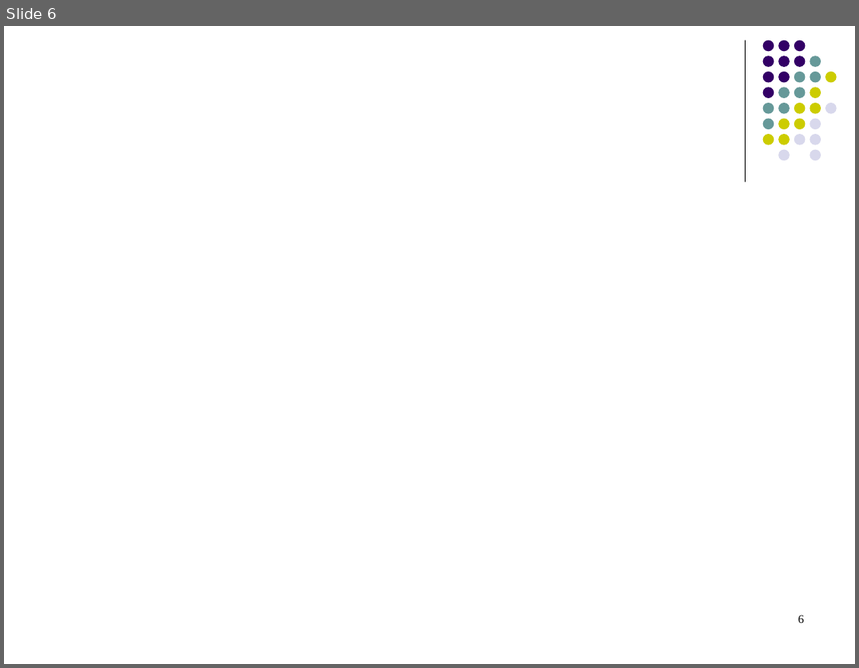
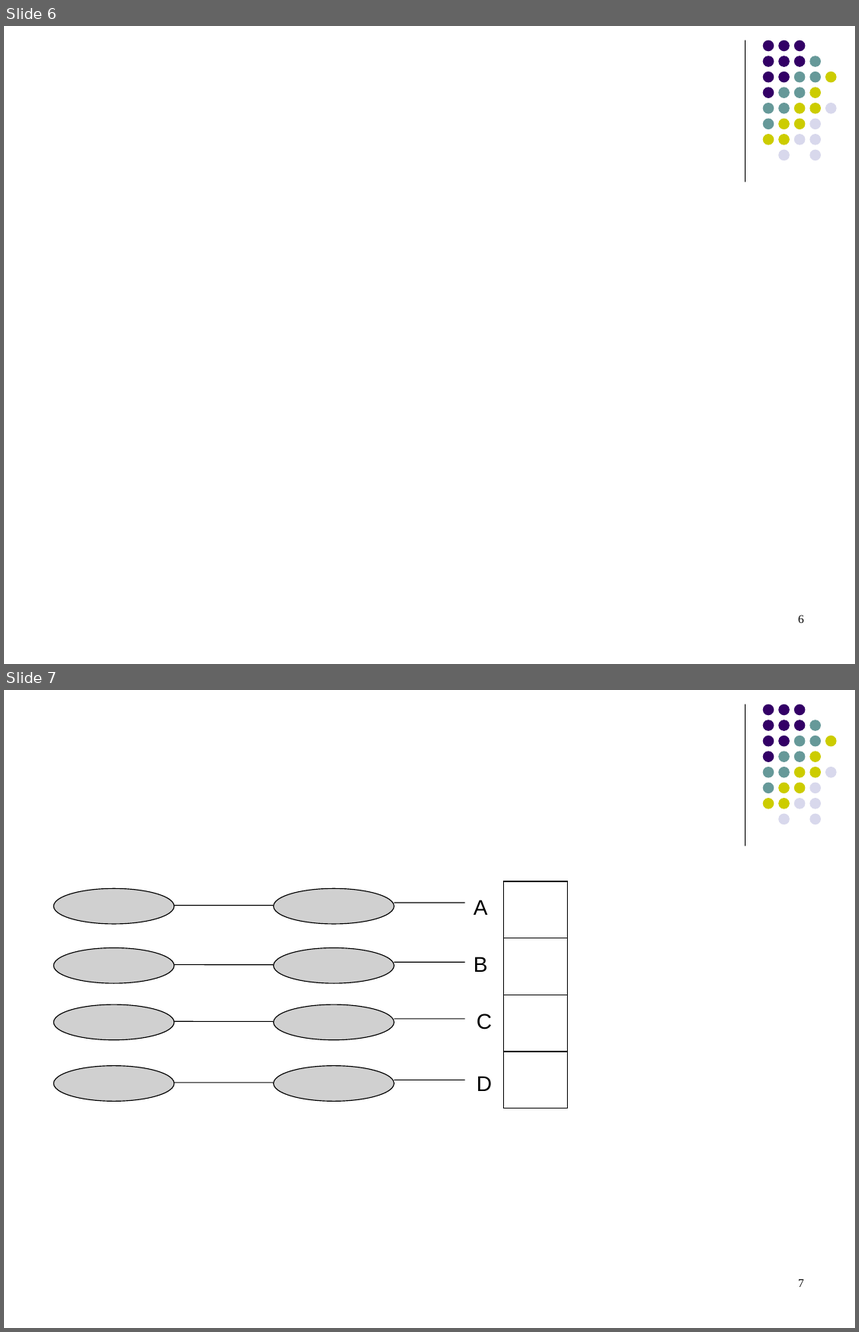
Before and after one commit to kornevgen/tesla-project, a slide deck: papers/Lomonosov-2010/lomonos2010.ppt. Shown one above the other, each under a label of ours: slide 6 before the commit, slides 6 and 7 after it. The pictures are 859x668 and 859x1332 pixels, drawn with LibreOffice and Linux fonts; fonts in the diff are those of the drawing; grey boxes stand for pictures. Boxes give left, top, right and bottom in pixels: in the first picture for what was removed or moved away, otherwise in the second. Text is boxed around its words. In the diff, an @@ line names an element or a change of style, - is before the commit and + after.

```diff
--- a/papers/Lomonosov-2010/lomonos2010.ppt
+++ b/papers/Lomonosov-2010/lomonos2010.ppt
@@ slide 7 added at [4, 690, 855, 1328], background #FFFFFF; not listed: 32 template elements that a slide beside it also shows @@
@@ picture added at [53, 888, 174, 924] @@
@@ picture added at [274, 888, 395, 924] @@
@@ rectangle added at [503, 882, 567, 939], outline #000000 0.74 pt @@
@@ line added from (174, 905) to (274, 905), #000000 0.74 pt @@
@@ line added from (394, 903) to (465, 903), #000000 0.74 pt @@
@@ text added at [474, 900, 488, 915], 18 pt, text #000000 @@
+A
@@ rectangle added at [503, 939, 567, 996], outline #000000 0.74 pt @@
@@ picture added at [53, 948, 174, 983] @@
@@ picture added at [274, 948, 395, 983] @@
@@ line added from (394, 962) to (465, 962), #000000 0.74 pt @@
@@ text added at [474, 957, 488, 972], 18 pt, text #000000 @@
+B
@@ line added from (174, 965) to (274, 965), #000000 0.74 pt @@
@@ picture added at [53, 1005, 174, 1040] @@
@@ picture added at [274, 1005, 395, 1040] @@
@@ rectangle added at [503, 995, 567, 1052], outline #000000 0.74 pt @@
@@ line added from (174, 1022) to (274, 1022), #000000 0.74 pt @@
@@ line added from (394, 1018) to (465, 1018), #000000 0.74 pt @@
@@ text added at [477, 1014, 492, 1030], 18 pt, text #000000 @@
+C
@@ rectangle added at [503, 1052, 567, 1109], outline #000000 0.74 pt @@
@@ picture added at [53, 1066, 174, 1102] @@
@@ picture added at [274, 1066, 395, 1102] @@
@@ text added at [477, 1076, 492, 1091], 18 pt, text #000000 @@
+D
@@ line added from (174, 1082) to (274, 1082), #000000 0.74 pt @@
@@ line added from (394, 1080) to (465, 1080), #000000 0.74 pt @@
@@ page number added at [798, 1279, 804, 1287], 10 pt, text #000000 @@
+7
```
Also in this commit, not shown: 1 slide removed.
